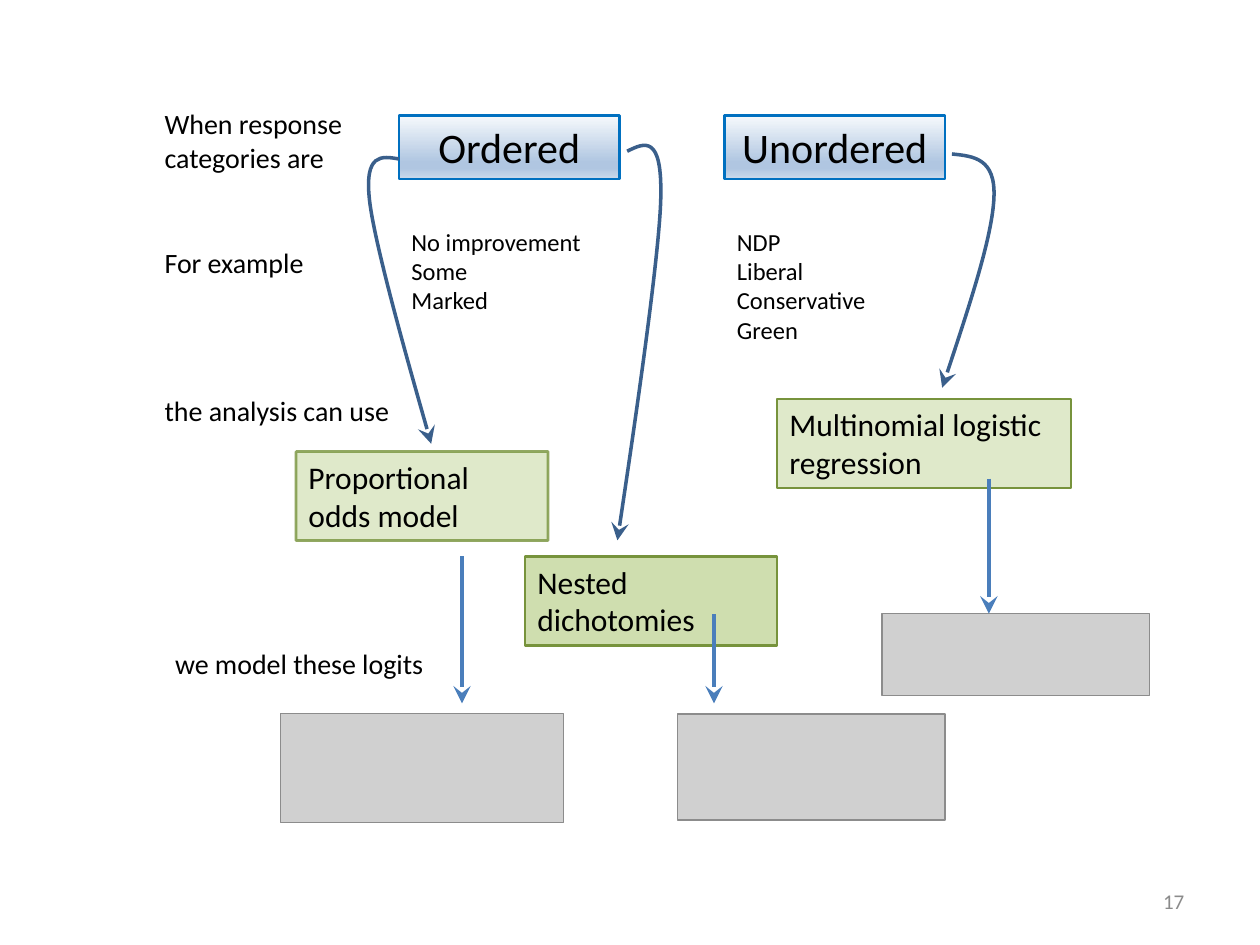
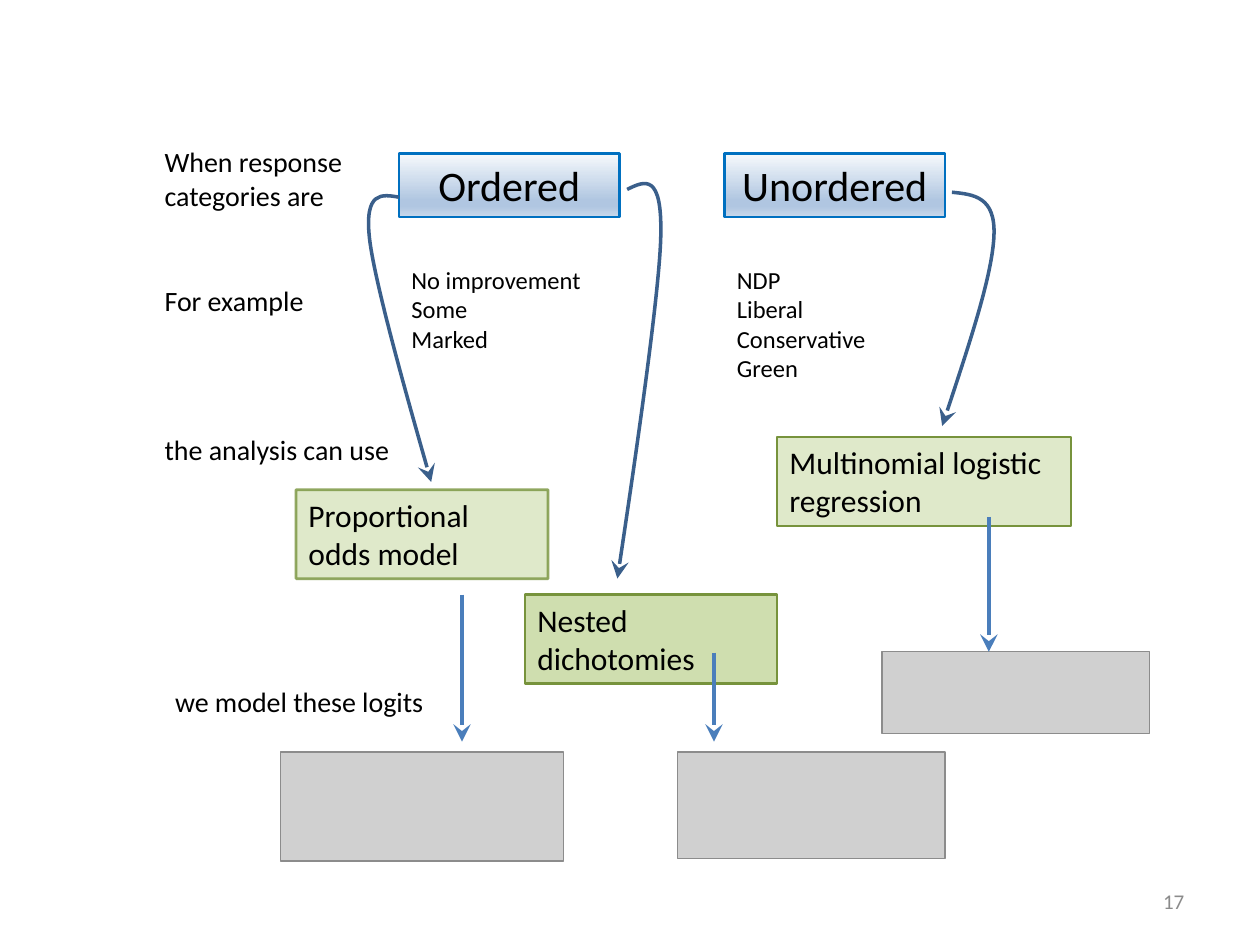
Before and after one commit to friendly/psy6136, a slide deck: slide 17 of lectures/07-logistic2.pptx. Drawn at 1260x945 pixels with LibreOffice and Linux fonts; fonts in the diff are those of the drawing; grey boxes stand for pictures. Boxes give left, top, right and bottom in pixels: in the first picture for what was removed or moved away, otherwise in the second. Text is boxed around its words. In the diff, an @@ line names an element or a change of style, - is before the commit and + after.

```diff
--- a/lectures/07-logistic2.pptx
+++ b/lectures/07-logistic2.pptx
@@ freeform shape: place and size @@
-freeform shape at [369,158,432,444]
+freeform shape at [369,195,432,481]
@@ 6 texts, 5 rectangles, 3 arrows, 2 pictures, 2 freeform shapes: place and size @@
-6 texts, 5 rectangles, 3 arrows, 2 pictures, 2 freeform shapes at [165,114,1071,823]
+6 texts, 5 rectangles, 3 arrows, 2 pictures, 2 freeform shapes at [165,152,1071,861]
@@ picture: place and size @@
-picture at [882,614,1149,696]
+picture at [882,651,1149,733]
```
Also in this commit, not shown: 23 other slides changed, 1 slide added, 1 slide removed, 7 other files.
